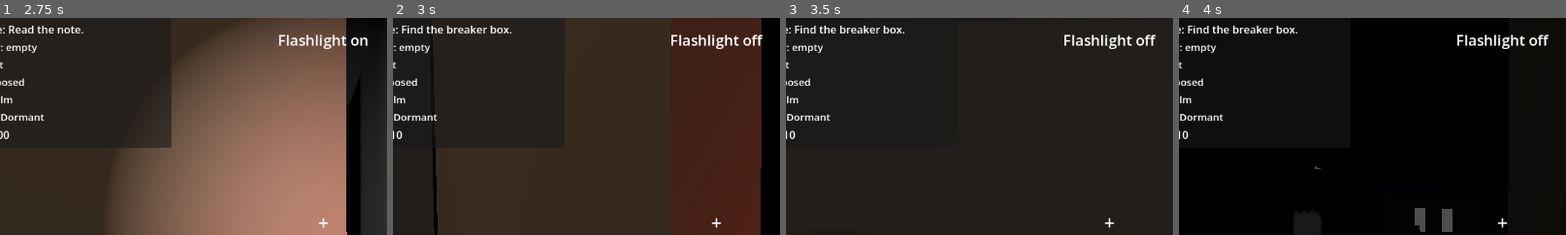
Above: before the commit, frames 1-4 (left to right).
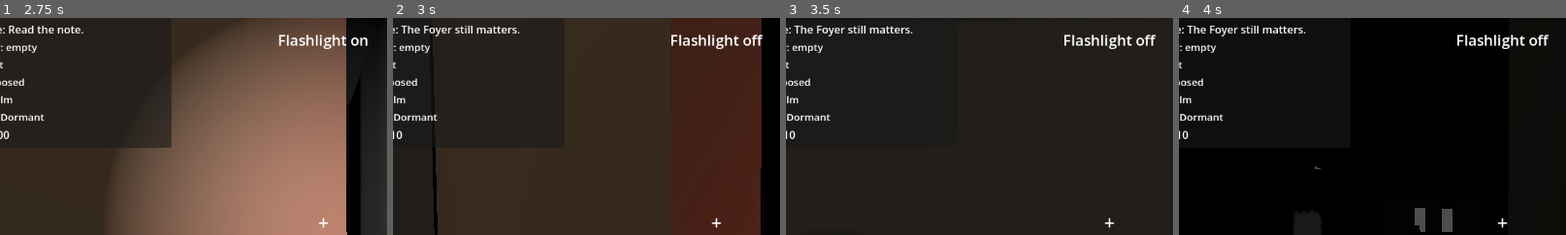
Above: after the commit, the same moments.

Repository: Halomix/TheHouseisListening
Game: Godot game, scene res://scenes/main.tscn
The game is run twice, just before and just after one commit, with the same random seed, the same clock (stepped at 60 frames per second) and the same inputs.
Inputs (mouse positions are % of the whole screen's width and height, from its top left):
- Up to frame 1 (2.75 s): tap Enter at 0.5 s; move the mouse to (55, 50) at 0.52 s; hold F (flashlight) 0.53-1.28 s; hold W (move_forward) from 0.53 s (still down); click (55, 50) at 0.67 s; tap Space (jump) at 0.77, 1.52 s; tap E (interact) at 0.8, 1.35 s; move the mouse to (45, 50) at 1.27 s; click (45, 50) at 1.42 s; tap Shift (sprint) at 1.55 s; move the mouse to (52, 48) at 2.02 s; hold Shift (sprint) from 2.03 s (still down); click (52, 48) at 2.17 s; tap F (flashlight) at 2.3 s
- Up to frame 2 (3 s): keep holding W (move_forward); tap E (interact) at 2.75 s; move the mouse to (49, 52) at 2.77 s; release Shift (sprint) at 2.78 s; tap F (flashlight) at 2.85 s; click (49, 52) at 2.92 s
- Up to frame 3 (3.5 s): keep holding W (move_forward); tap Space (jump) at 3.02 s; tap E (interact) at 3.05 s
- Up to frame 4 (4 s): keep holding W (move_forward); move the mouse to (57, 51) at 3.52 s; hold E (interact) from 3.53 s (still down); click (57, 51) at 3.67 s; tap Space (jump) at 3.77 s; tap Shift (sprint) at 3.8 s
The pictures show only the part of the screen within x 8-58%, y 3-53%; the shares and areas given below are measured in that part.

Frame 1 is identical in both runs. In frame 2, 0.7% of the frame differs, in the area x 2-33%, y 3-9%; in frame 3, 0.7%; in frame 4, 0.7%.

Commit message:
Patch 8: deceptive objectives and recap

Diff:
--- a/scripts/systems/game_state.gd
+++ b/scripts/systems/game_state.gd
@@ -13,6 +13,7 @@
 @export var starting_objective: String = "Read the note."
 
 var objective_text: String = ""
+var objective_truth_text: String = ""
 var inventory: Dictionary = {}
 var power_restored: bool = false
 var has_won: bool = false
@@ -48,10 +49,25 @@
 
 func set_objective(text: String) -> void:
 	objective_text = text
+	objective_truth_text = text
 	objective_changed.emit(objective_text)
 	var hud := get_tree().get_first_node_in_group("hud")
 	if hud != null and hud.has_method("set_objective"):
 		hud.set_objective(objective_text)
+
+func set_objective_deceptive(truth_text: String, lie_text: String) -> void:
+	objective_truth_text = truth_text
+	objective_text = lie_text if not lie_text.is_empty() else truth_text
+	objective_changed.emit(objective_text)
+	var hud := get_tree().get_first_node_in_group("hud")
+	if hud != null and hud.has_method("set_objective"):
+		hud.set_objective(objective_text)
+
+func get_objective_text() -> String:
+	return objective_text
+
+func get_true_objective_text() -> String:
+	return objective_truth_text if not objective_truth_text.is_empty() else objective_text
 
 func add_item(item_id: String, display_name: String) -> void:
 	inventory[item_id] = display_name
@@ -138,9 +154,18 @@
 		return
 	has_won = true
 	game_won.emit()
+	var recap_lines: PackedStringArray = []
+	var memory := get_tree().get_first_node_in_group("house_memory")
+	if memory != null and memory.has_method("get_recap_lines"):
+		recap_lines = memory.get_recap_lines()
+	var end_text := "You made it out.\nPrototype slice complete."
+	if not recap_lines.is_empty():
+		end_text += "\n\nThe house remembers:"
+		for line in recap_lines:
+			end_text += "\n- %s" % line
 	var hud := get_tree().get_first_node_in_group("hud")
 	if hud != null and hud.has_method("show_end_screen"):
-		hud.show_end_screen("You made it out.\nPrototype slice complete.")
+		hud.show_end_screen(end_text)
 
 func _inventory_text() -> String:
 	if inventory.is_empty():
--- a/scripts/systems/house_memory.gd
+++ b/scripts/systems/house_memory.gd
@@ -200,6 +200,30 @@
 	if float(phrase_buckets.get("access_focus", 0.0)) >= 2.0:
 		lines.append("Keys and exits became the obsession.")
 	return lines
+
+func get_objective_deception(real_objective: String) -> String:
+	var normalized := real_objective.strip_edges().to_lower()
+	var dominant_room := get_dominant_room()
+	var safest_room := get_safest_room()
+	if player_marked:
+		if not safest_room.is_empty():
+			return "Go back to the %s." % safest_room.capitalize()
+		return "Go where it marked you."
+	if normalized.begins_with("hide"):
+		return "The hall sounds empty. Check it."
+	if normalized.find("exit") != -1 or normalized.begins_with("leave"):
+		if not dominant_room.is_empty():
+			return "The %s keeps calling you." % dominant_room.capitalize()
+		return "The hallway is not as empty as it looks."
+	if normalized.find("breaker") != -1:
+		if not dominant_room.is_empty():
+			return "The %s still matters." % dominant_room.capitalize()
+		return "The dark room is not the only answer."
+	if normalized.find("door") != -1:
+		return "The door is not the only way out."
+	if not dominant_room.is_empty():
+		return "Return to the %s." % dominant_room.capitalize()
+	return "Listen before you move."
 
 func _update_obsession() -> void:
 	var next_theme := obsession_theme
--- a/scripts/world/door.gd
+++ b/scripts/world/door.gd
@@ -35,8 +35,15 @@
 			_has_opened_once = true
 			tension.add_tension(first_open_tension, "door_first_open")
 			var state := get_tree().get_first_node_in_group("game_state")
-			if state != null and state.has_method("set_objective"):
-				state.set_objective("Find the breaker box.")
+			if state != null:
+				if state.has_method("set_objective_deceptive"):
+					var memory := get_tree().get_first_node_in_group("house_memory")
+					var lie := "Find the breaker box."
+					if memory != null and memory.has_method("get_objective_deception"):
+						lie = memory.get_objective_deception("Find the breaker box.")
+					state.set_objective_deceptive("Find the breaker box.", lie)
+				elif state.has_method("set_objective"):
+					state.set_objective("Find the breaker box.")
 		else:
 			tension.add_tension(repeat_tension, "door_toggle")
 
--- a/scripts/world/pickup.gd
+++ b/scripts/world/pickup.gd
@@ -19,8 +19,15 @@
 	var state := get_tree().get_first_node_in_group("game_state")
 	if state != null and state.has_method("add_item"):
 		state.add_item(item_id, item_name)
-		if item_id == "house_key" and state.has_method("set_objective"):
-			state.set_objective("Hide. Something heard that.")
+		if item_id == "house_key":
+			var memory := get_tree().get_first_node_in_group("house_memory")
+			if state.has_method("set_objective_deceptive"):
+				var lie := "The hall is empty."
+				if memory != null and memory.has_method("get_objective_deception"):
+					lie = memory.get_objective_deception("Hide. Something heard that.")
+				state.set_objective_deceptive("Hide. Something heard that.", lie)
+			elif state.has_method("set_objective"):
+				state.set_objective("Hide. Something heard that.")
 		elif state.has_method("set_objective"):
 			state.set_objective("Unlock the exit.")
 
Not shown, changed: CURRENT_MILESTONE.md
Not shown, changed: KNOWN_ISSUES.md
Not shown, changed: NEXT_TASKS.md
Not shown, added: PATCH_8_NOTES.md
Not shown, changed: PLAYTEST_NOTES.md
